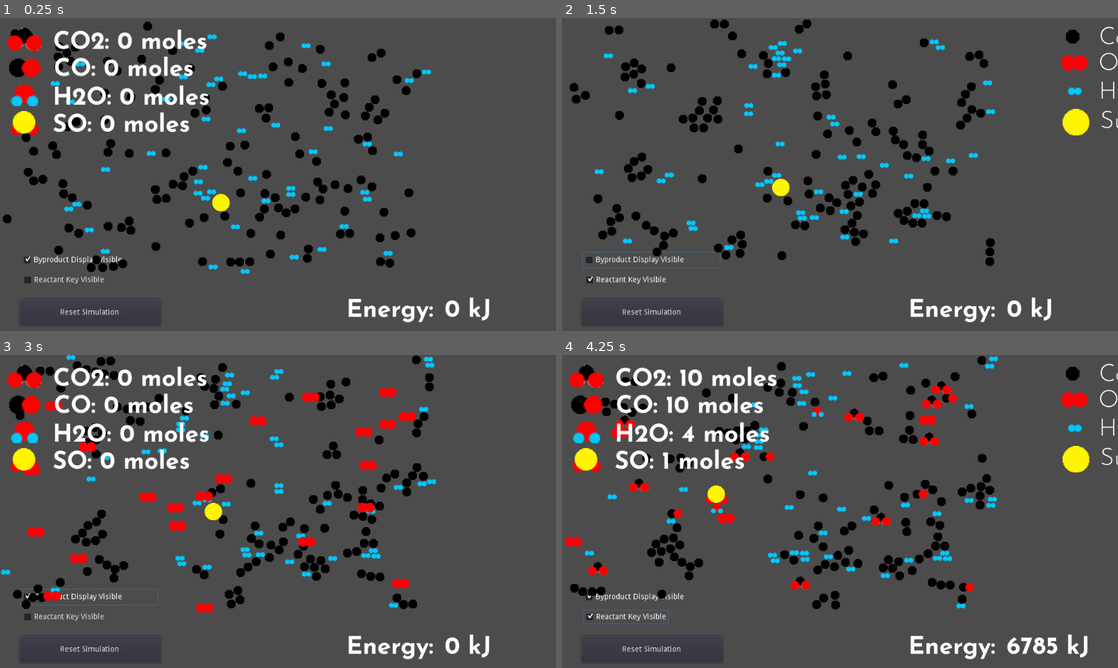
Above: before the commit, frames 1-4 (two rows, left to right).
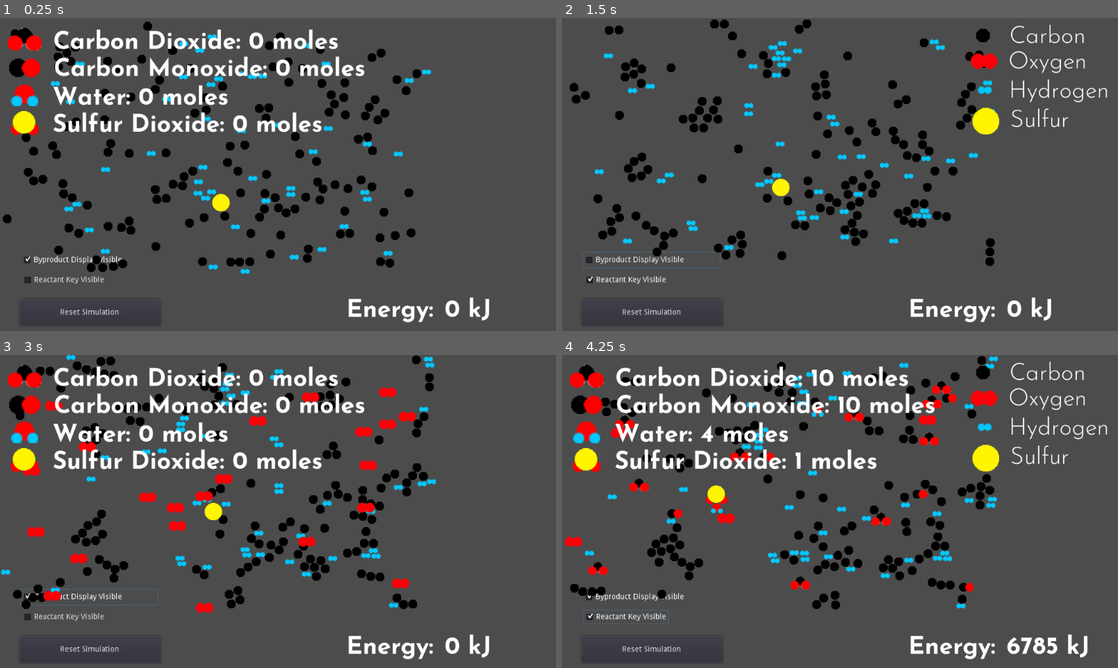
Above: after the commit, the same moments.

Repository: spencerho777/CoalCombustionSimulation
Game: Godot game, scene res://scenes/ReactionSimulation.tscn
The game is run twice, just before and just after one commit, with the same random seed, the same clock (stepped at 60 frames per second) and the same inputs.
Inputs:
- Up to frame 1 (0.25 s): no input
- Up to frame 2 (1.5 s): click "Reactant Key Visible" at 0.5 s; click "Byproduct Display Visible" at 1.25 s
- Up to frame 3 (3 s): click "Reactant Key Visible" at 2 s; click "Byproduct Display Visible" at 2.75 s
- Up to frame 4 (4.25 s): click "Reactant Key Visible" at 3.5 s

The runs differ from the first frame. In frame 1, 4.8% of the frame differs, in the area x 9-66%, y 3-37%; in frame 2, 2.2%; in frame 3, 4.8%; in frame 4, 7.0%, in the area x 9-100%, y 1-38%.

Commit message:
Add files via upload
Fixed byproduct labels

Diff:
--- a/Capstone/scenes/ReactionSimulation.tscn
+++ b/Capstone/scenes/ReactionSimulation.tscn
@@ -99,7 +99,7 @@
 	if byproducts[\"total\"] >= 120:
 		_timer.stop()
 		#_reset_timer.start()
-		print(byproducts)
+		#print(byproducts)
 
 func get_energy():
 	total_energy = 0
@@ -125,13 +125,12 @@
 	$EnergyDisplay/kilojoules.text = str(total_energy) + \" kJ\"
 
 func update_byproduct_labels():
-	$ByproductKey/CO2.text = \"CO2: \" + str(byproducts[\"carbondioxide\"]) + \" moles\"
-	$ByproductKey/CO.text = \"CO: \" + str(byproducts[\"carbonmonoxide\"] * 2) + \" moles\"
-	$ByproductKey/H2O.text = \"H2O: \" + str(byproducts[\"water\"] * 2) + \" moles\"
-	$ByproductKey/SO.text = \"SO: \" + str(byproducts[\"sulfurdioxide\"]) + \" moles\"
+	$ByproductKey/CO2.text = \"Carbon Dioxide: \" + str(byproducts[\"carbondioxide\"]) + \" moles\"
+	$ByproductKey/CO.text = \"Carbon Monoxide: \" + str(byproducts[\"carbonmonoxide\"] * 2) + \" moles\"
+	$ByproductKey/H2O.text = \"Water: \" + str(byproducts[\"water\"] * 2) + \" moles\"
+	$ByproductKey/SO.text = \"Sulfur Dioxide: \" + str(byproducts[\"sulfurdioxide\"]) + \" moles\"
 
 func _reset_simulation():
-	print(\"RESET\")
 	for node in get_children():
 		if node is KinematicBody2D:
 			node.queue_free()
@@ -261,15 +260,14 @@
 texture = ExtResource( 4 )
 
 [node name="ReactantKey" type="Node2D" parent="."]
-editor/display_folded = true
 z_index = 2
 
 [node name="Carbon" type="Label" parent="ReactantKey"]
 anchor_right = 1.0
-margin_left = 989.315
-margin_top = 14.9277
-margin_right = 1147.32
-margin_bottom = 60.9277
+margin_left = 823.513
+margin_top = 12.5073
+margin_right = 981.513
+margin_bottom = 58.5073
 custom_fonts/font = SubResource( 5 )
 text = "Carbon"
 
@@ -280,10 +278,10 @@
 
 [node name="Oxygen" type="Label" parent="ReactantKey"]
 anchor_right = 1.0
-margin_left = 987.964
-margin_top = 62.6578
-margin_right = 1145.96
-margin_bottom = 108.658
+margin_left = 822.162
+margin_top = 60.2374
+margin_right = 980.162
+margin_bottom = 106.237
 custom_fonts/font = SubResource( 5 )
 text = "Oxygen"
 
@@ -294,10 +292,10 @@
 
 [node name="Hydrogen" type="Label" parent="ReactantKey"]
 anchor_right = 1.0
-margin_left = 988.802
-margin_top = 115.96
-margin_right = 1173.8
-margin_bottom = 161.96
+margin_left = 823.001
+margin_top = 113.539
+margin_right = 1008.0
+margin_bottom = 159.539
 custom_fonts/font = SubResource( 5 )
 text = "Hydrogen"
 
@@ -308,10 +306,10 @@
 
 [node name="Sulfur" type="Label" parent="ReactantKey"]
 anchor_right = 1.0
-margin_left = 990.58
-margin_top = 169.939
-margin_right = 1148.58
-margin_bottom = 215.939
+margin_left = 824.778
+margin_top = 167.518
+margin_right = 982.778
+margin_bottom = 213.518
 custom_fonts/font = SubResource( 5 )
 text = "Sulfur"
 
Not shown, changed: Capstone HTML Export/index.js
Not shown, changed: Capstone HTML Export/index.pck
Not shown, changed: Capstone HTML Export/index.wasm
